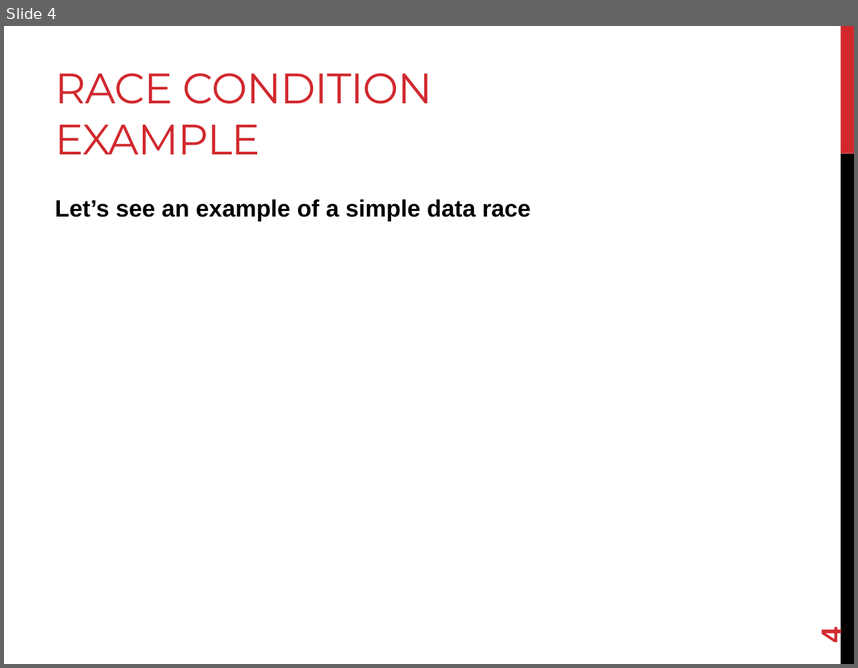
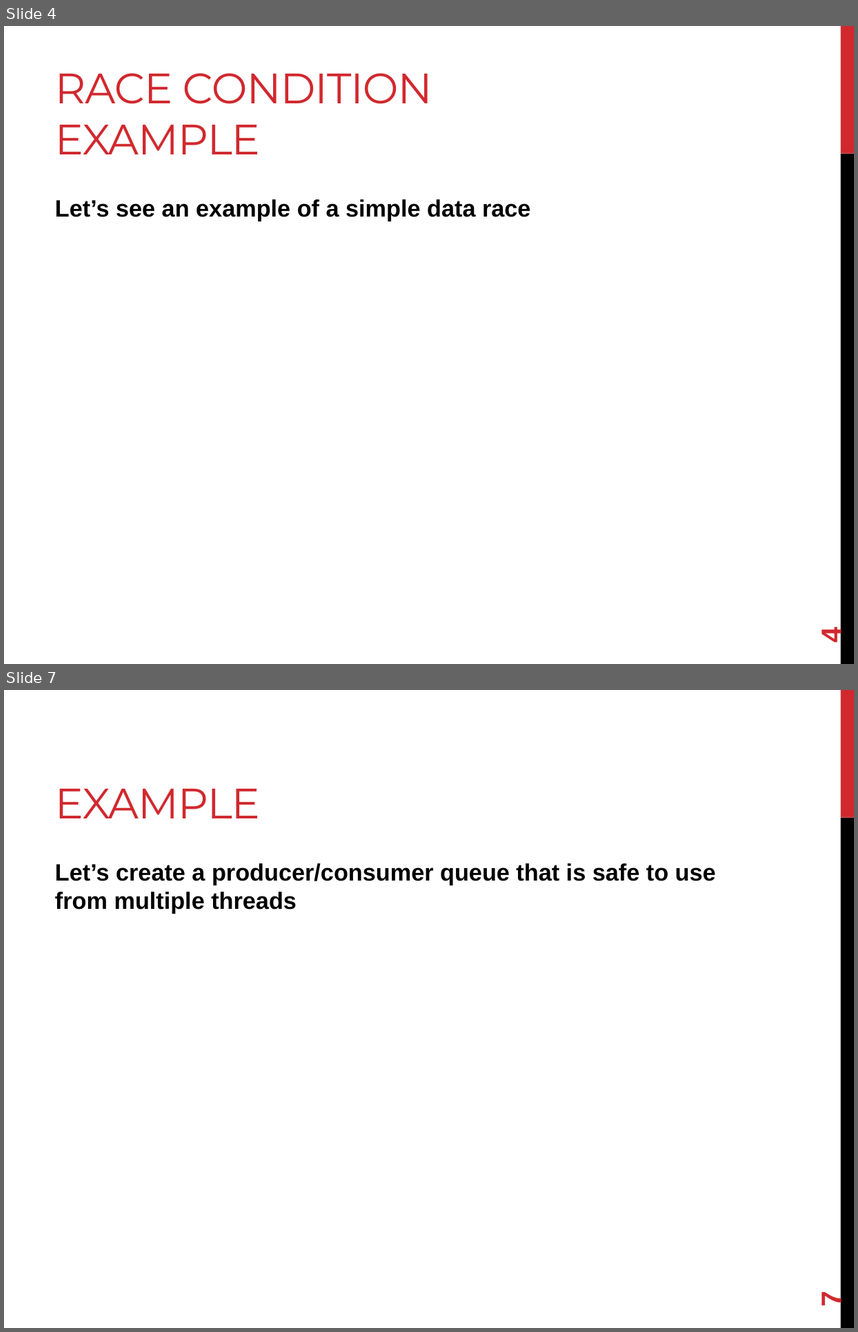
Before and after one commit to joshpeterson/DevelopingConcurrentSoftware, a slide deck: Lectures/Mutexes/Mutexes.pptx. Shown one above the other, each under a label of ours: slide 4 before the commit, slides 4 and 7 after it; the slides between them are not shown. The pictures are 858x668 and 858x1332 pixels, drawn with LibreOffice and Linux fonts; fonts in the diff are those of the drawing. Boxes give left, top, right and bottom in pixels: in the first picture for what was removed or moved away, otherwise in the second. Text is boxed around its words. In the diff, an @@ line names an element or a change of style, - is before the commit and + after.

Commit message:
More work on the Mutexes lecture and a producer/consumer queue example.

```diff
--- a/Lectures/Mutexes/Mutexes.pptx
+++ b/Lectures/Mutexes/Mutexes.pptx
@@ slide 7 added at box(4, 690, 854, 1328), background #FFFFFF; not listed: 2 template elements that a slide beside it also shows @@
@@ title added at box(55, 789, 260, 818), 36 pt, text #D1282E @@
+EXAMPLE
@@ text added at box(55, 863, 716, 914), 20 pt, text #000000, bold @@
+Let’s create a producer/consumer queue that is safe to use from multiple threads
@@ page number added at box(815, 1292, 847, 1307), 24 pt, text #D1282E, bold @@
+7
```
Also in this commit, not shown: 2 slides changed, 2 other slides added, 17 other files.
